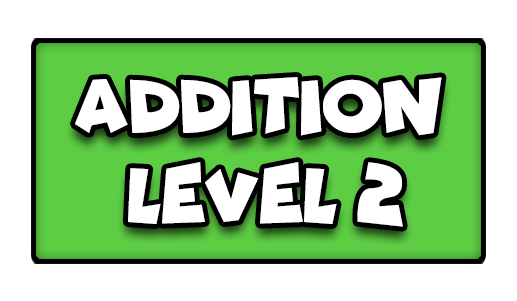
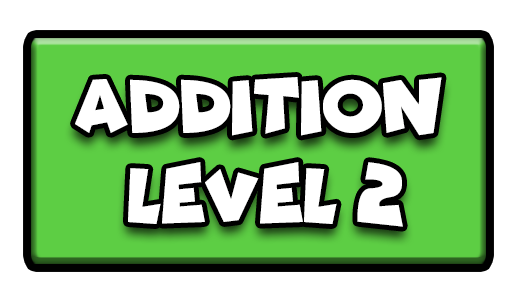
The second 517 x 301 image is a revision of the first. Changes to its layers:
pixels changed over bbox(23, 30, 494, 272) (layer not identified)
